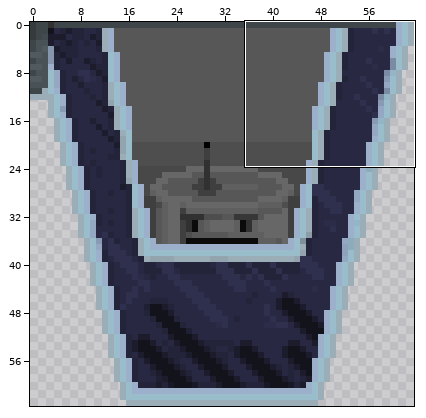
Two versions of one pixel-art sprite, Assets/Sprites/Icons/teleport_icon_dead.png. The first picture is a wide view before the edit; the outline marks the close-up.
Close-up. Earlier state:
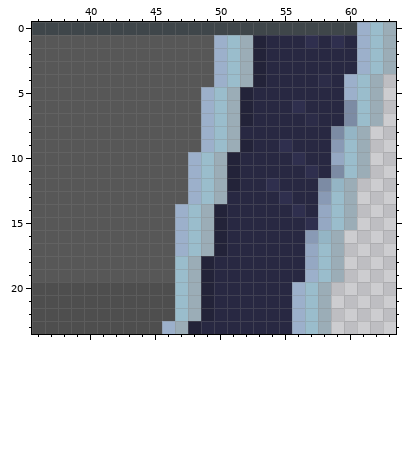
The file is 64x64 pixels. Colours within 5 levels of each other are drawn and written as one. Shown: x 36..63, y 0..23.
After:
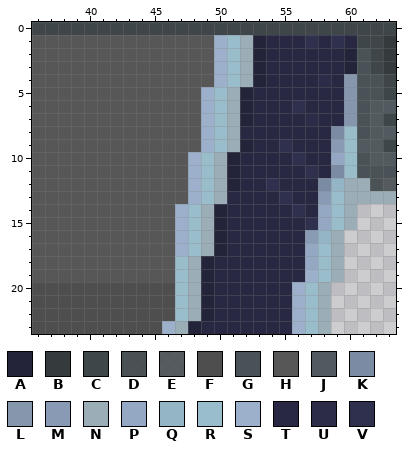
Palette (. is transparent): A #232339  B #353a3d  C #3f464a  D #40474beb  E #42494dda  F #4e4e4e  G #485257  H #575757  J #515a5e  K #7c8ba4  L #8596ad  M #899ab5  N #9badb7  P #95a8c3  Q #94b5c5  R #9abdcc  S #9cb0cb  T #282842  U #2c2c48  V #2f2f4e
Change:
@@ x 58..63 @@
- 0 CCCSRN
- 1 TVTSRN
- 2 TTTSRN
- 3 TTTSRN
- 4 UTSRN.
- 5 TTSRN.
- 6 TTKRN.
- 7 TTKRN.
- 8 TKQN..
- 9 TMRN..
-10 TPRN..
-11 TKRN..
-12 KQN...
-13 MRN...
+ 0 CCCCCC
+ 1 TVTCCB
+ 2 TTAGCB
+ 3 TTAGCB
+ 4 UTLGGC
+ 5 TTLGGC
+ 6 TTLGJJ
+ 7 TTLGJC
+ 8 TKRGJJ
+ 9 TMRJJC
+10 TPRGJJ
+11 TKRGGG
+12 KQNNDE
+13 MRNNNN
 14 PRN...
